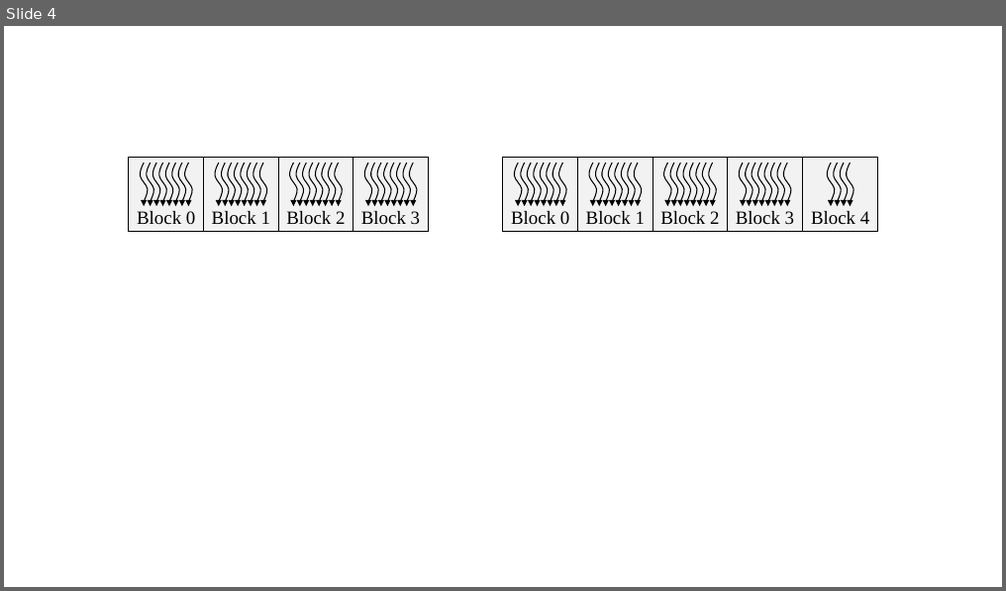
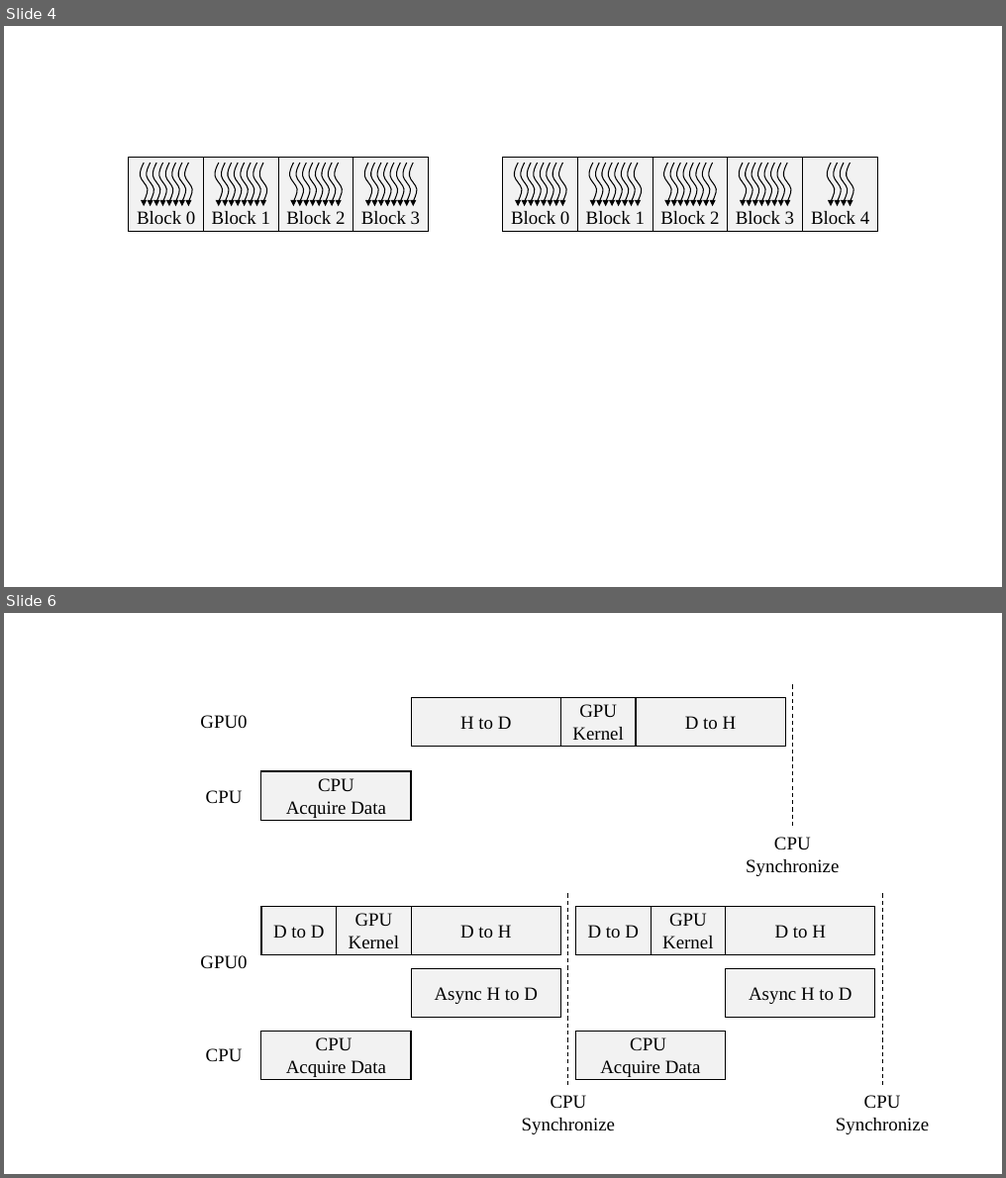
Before and after one commit to jravert88/Thesis, a slide deck: figures/gpu_intro/GPU_intro_Pix.pptx. Shown one above the other, each under a label of ours: slide 4 before the commit, slides 4 and 6 after it; the slides between them are not shown. The pictures are 1006x591 and 1006x1178 pixels, drawn with LibreOffice and Linux fonts; fonts in the diff are those of the drawing. Boxes give left, top, right and bottom in pixels: in the first picture for what was removed or moved away, otherwise in the second. Text is boxed around its words. In the diff, an @@ line names an element or a change of style, - is before the commit and + after.

```diff
--- a/figures/gpu_intro/GPU_intro_Pix.pptx
+++ b/figures/gpu_intro/GPU_intro_Pix.pptx
@@ slide 6 added at [4, 613, 1002, 1174], background #FFFFFF @@
@@ group added at [200, 685, 839, 876]: 4 rectangles, 3 texts, 1 line @@
+GPU0
+CPU
+H to D
+GPU Kernel
+CPU
+Acquire Data
+D to H
+CPU
+Synchronize
@@ group added at [200, 894, 929, 1135]: 10 rectangles, 4 texts, 2 lines @@
+GPU0
+GPU Kernel
+D to H
+Async H to D
+D to D
+GPU Kernel
+D to H
+Async H to D
+D to D
+CPU
+CPU
+Acquire Data
+CPU
+Synchronize
+CPU
+Acquire Data
+CPU
+Synchronize
```
Also in this commit, not shown: 1 slide changed, 1 other slide added, 30 other files.
